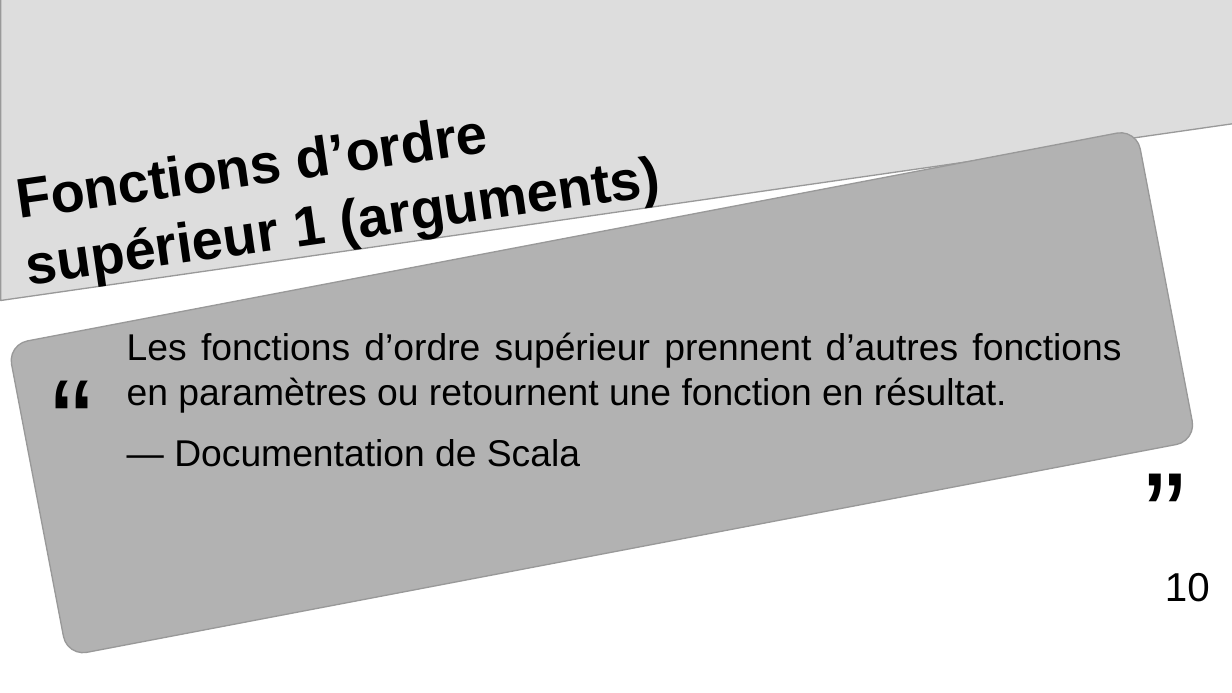
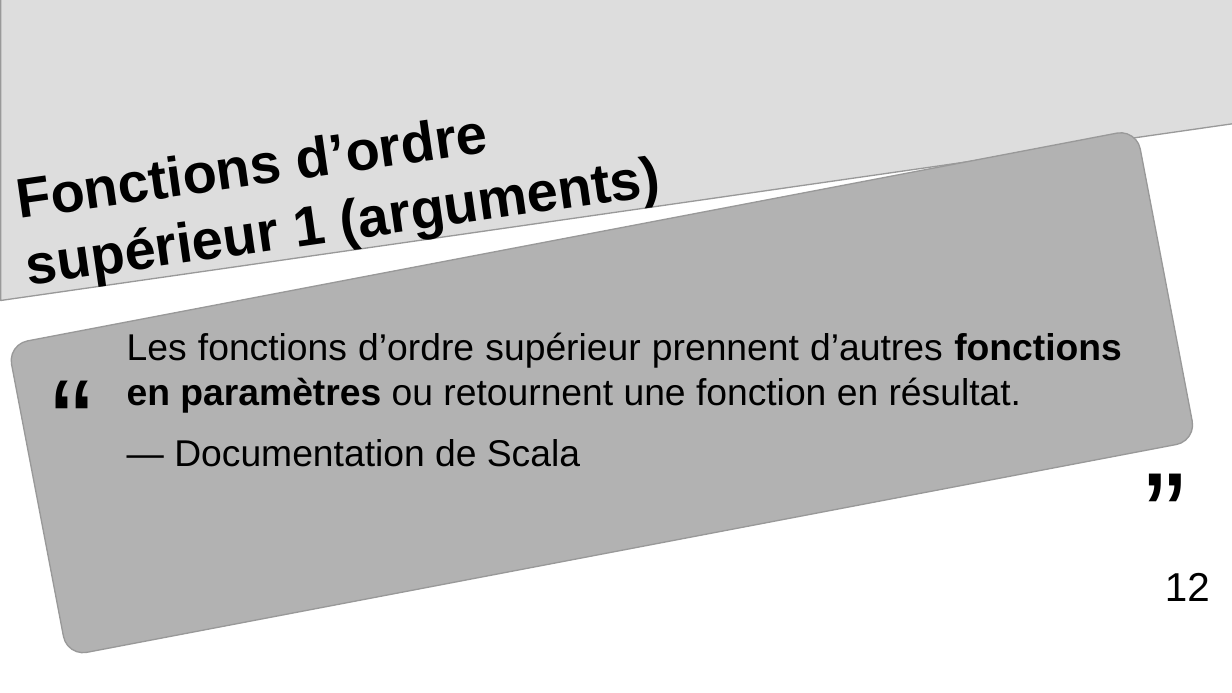
Before and after one commit to arnaud-feldmann/formation_r_drieets_prog_fonctionnelle, a slide deck: slide 12 of presentation.odp (slide 10 before the commit). Drawn at 1232x693 pixels with LibreOffice and Linux fonts; fonts in the diff are those of the drawing. Boxes give left, top, right and bottom in pixels: in the first picture for what was removed or moved away, otherwise in the second. Text is boxed around its words. In the diff, an @@ line names an element or a change of style, - is before the commit and + after.

```diff
--- a/presentation.odp
+++ b/presentation.odp
@@ text at [127,332,1122,413]: bold on in "fonctions en paramètres" @@
@@ page number at [1165,573,1210,601]: text changed @@
-10
+12
```
Also in this commit, not shown: 2 other slides changed, 4 slides added, 2 other files.
